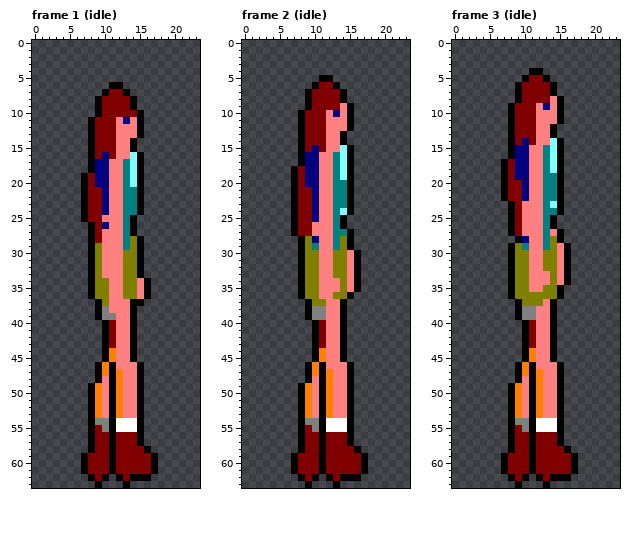
Pixel-art file: assets/sprites/heroine_cpc_mode0.aseprite. Above: the version before the commit.
24x64 pixels, 40 frames. Shown: frame 1 (idle), frame 2 (idle), frame 3 (idle). The commit also changed other frames, which this record leaves out.
New version:
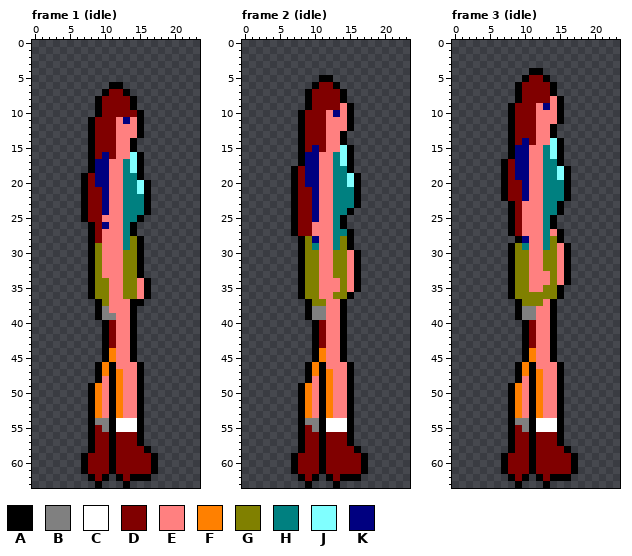
Palette (. is transparent): A #000000  B #808080  C #ffffff  D #800000  E #ff8080  F #ff8000  G #808000  H #008080  J #80ffff  K #000080
Difference:
Frame 1 (idle):
The author put colour A in rows 20 to 24 at x 16; in row 25 at x 15.
Colour A becomes colour H in rows 22 to 24 at x 15; in row 25 at x 14.
Colour J becomes colour H in rows 19 to 20 at x 14.
Colour A becomes colour J in rows 20 to 21 at x 15.
Frame 2 (idle):
The author put colour A in rows 19 to 23 at x 16.
Colour A becomes colour H in rows 21 to 23 at x 15.
Colour J becomes colour H in rows 18 to 19 at x 14; in row 24 at x 14.
Colour A becomes colour J in rows 19 to 20 at x 15.
Frame 3 (idle):
The author put colour A in rows 18 to 22 at x 16.
Colour A becomes colour H in rows 20 to 22 at x 15.
Colour J becomes colour H in rows 17 to 18 at x 14; in row 23 at x 14.
Colour A becomes colour J in rows 18 to 19 at x 15.
Where, in picture pixels (left, top, right, bottom), the same in both pictures:
changed: (130, 173, 151, 222)
changed: (340, 166, 361, 215)
changed: (550, 159, 571, 208)
